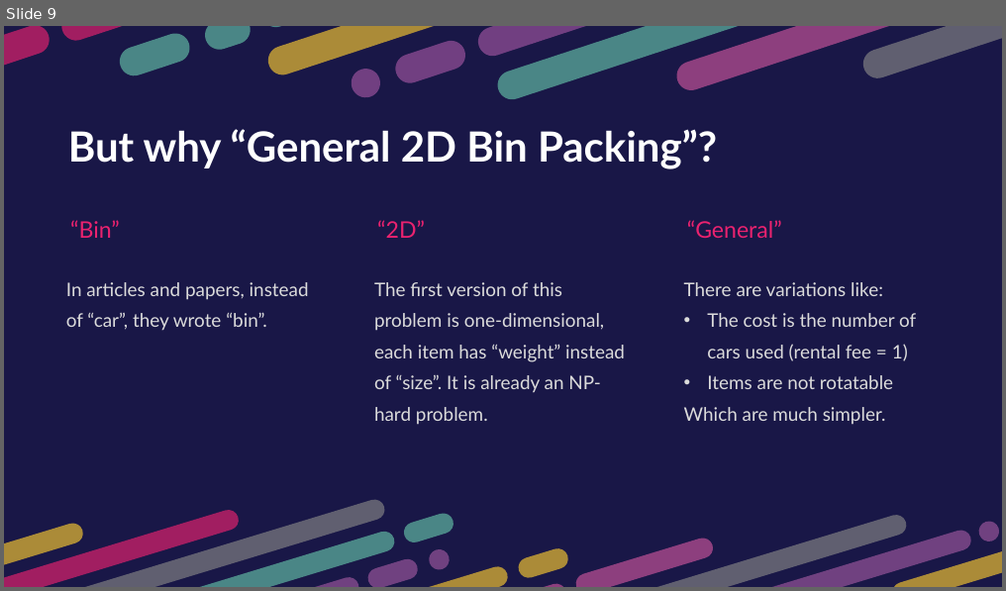
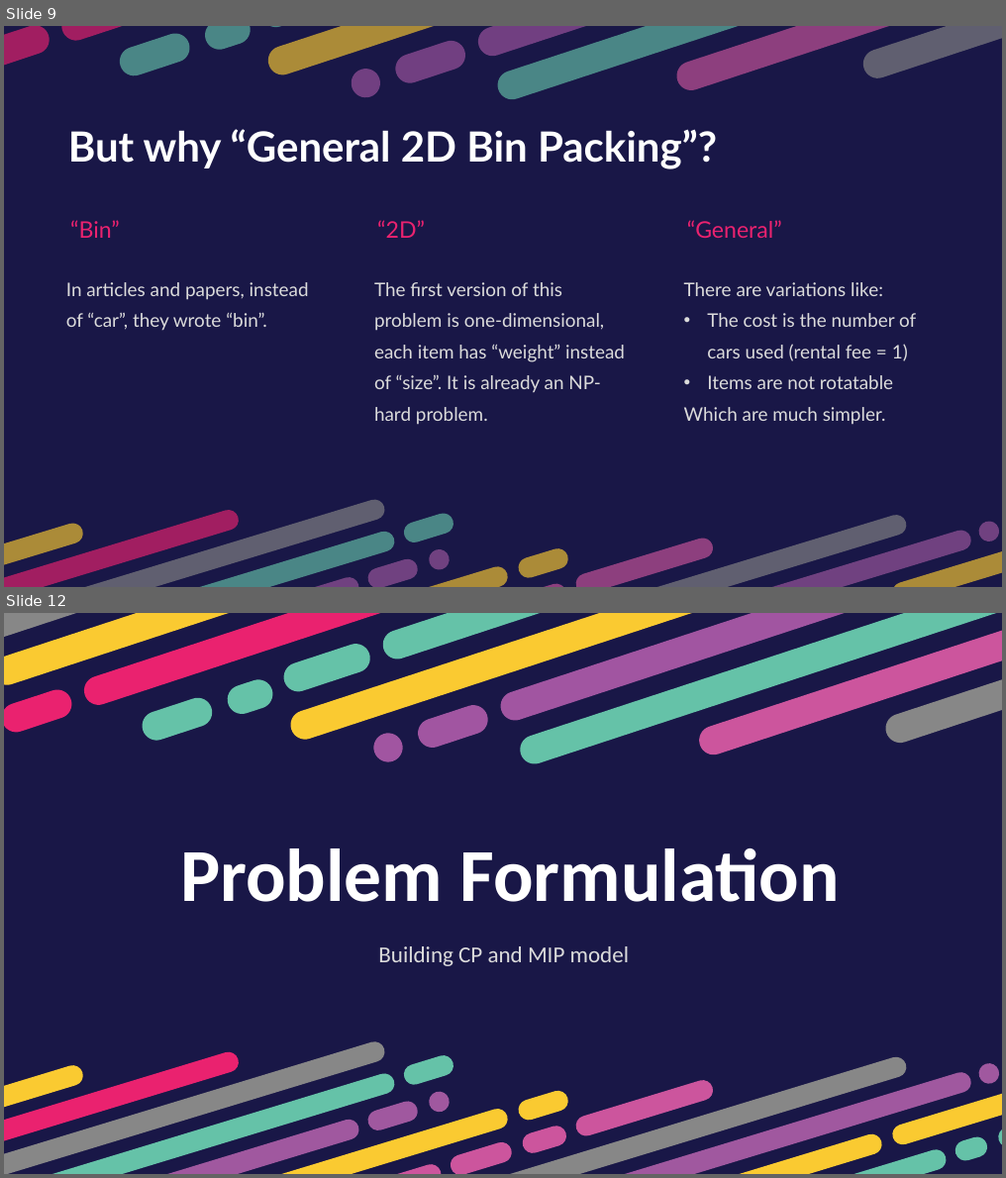
Before and after one commit to htnminh/optimization-project, a slide deck: presentation/General 2D Bin Packing Problem.pptx. Shown one above the other, each under a label of ours: slide 9 before the commit, slides 9 and 12 after it; the slides between them are not shown. The pictures are 1006x591 and 1006x1178 pixels, drawn with LibreOffice and Linux fonts; fonts in the diff are those of the drawing. Boxes give left, top, right and bottom in pixels: in the first picture for what was removed or moved away, otherwise in the second. Text is boxed around its words. In the diff, an @@ line names an element or a change of style, - is before the commit and + after.

```diff
--- a/presentation/General 2D Bin Packing Problem.pptx
+++ b/presentation/General 2D Bin Packing Problem.pptx
@@ slide 12 added at <box>4,613,1002,1174</box>, background #191747 @@
@@ group added at <box>4,613,1002,857</box>: 18 freeform shapes @@
@@ text added at <box>180,849,840,902</box>, 72 pt, text #FFFFFF, bold @@
+Problem Formulation
@@ text added at <box>378,947,629,966</box>, 22 pt, text #DBDBDB @@
+Building CP and MIP model
@@ group added at <box>4,972,1002,1174</box>: 22 freeform shapes @@
```
Also in this commit, not shown: 1 slide changed, 8 other slides added, 1 slide removed, 2 other files.
